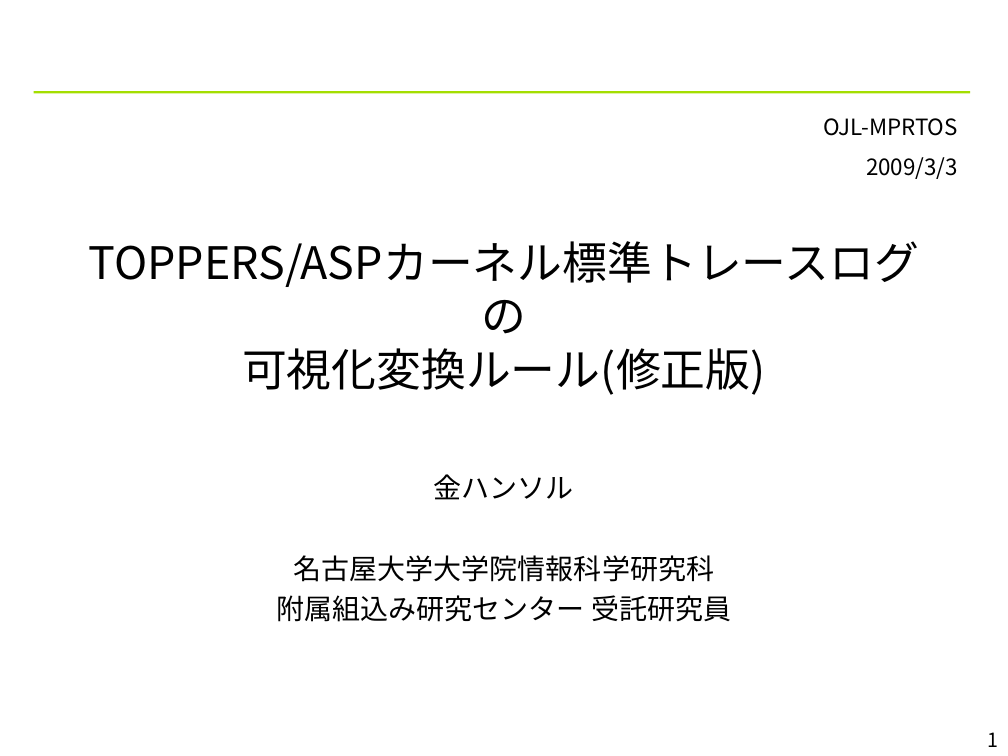
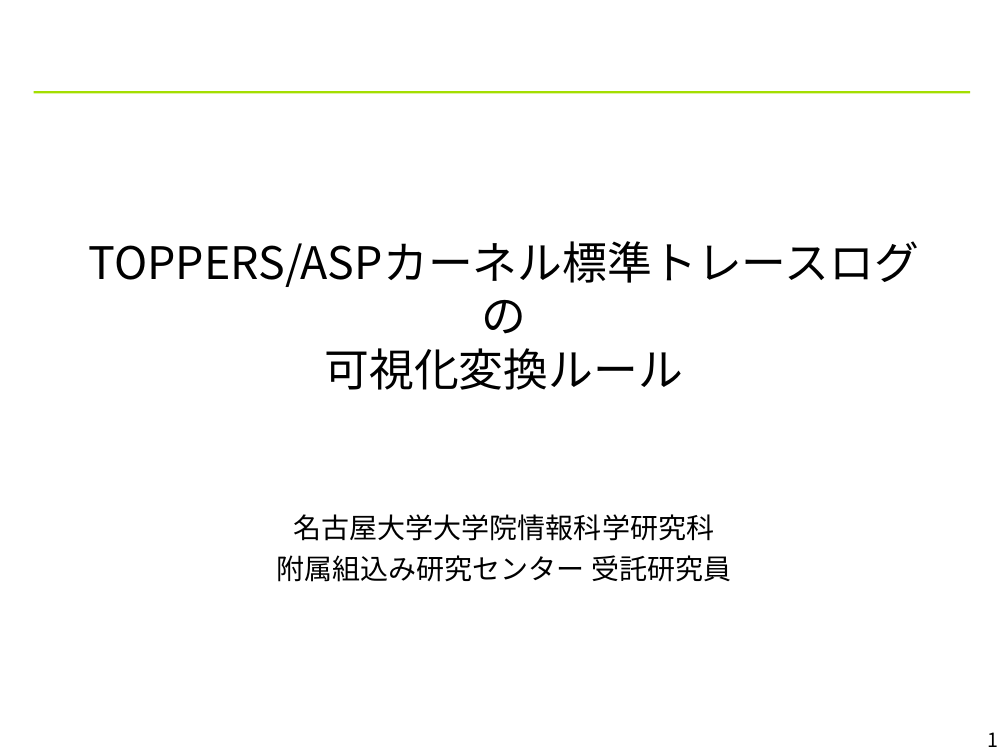
Before and after one commit to YixiaoLi/tlv4mc, a slide deck: slide 1 of doc/TLV_visualize_rules.ppt. Drawn at 1008x756 pixels with LibreOffice and Linux fonts; fonts in the diff are those of the drawing; background and template pictures are left out. Boxes give left, top, right and bottom in pixels: in the first picture for what was removed or moved away, otherwise in the second. Text is boxed around its words. In the diff, an @@ line names an element or a change of style, - is before the commit and + after.

```diff
--- a/doc/TLV_visualize_rules.ppt
+++ b/doc/TLV_visualize_rules.ppt
@@ text removed at (x1=823, y1=118, x2=958, y2=179) @@
-OJL-MPRTOS
-2009/3/3
@@ title at (x1=89, y1=241, x2=919, y2=390): text changed @@
-TOPPERS/ASPカーネル標準トレースログの
-可視化変換ルール(修正版)
+TOPPERS/ASPカーネル標準トレースログの
+可視化変換ルール
@@ subtitle at (x1=434, y1=474, x2=574, y2=500): paragraph removed @@
-金ハンソル
```
Also in this commit, not shown: 1 other slide changed, 5 other files.
